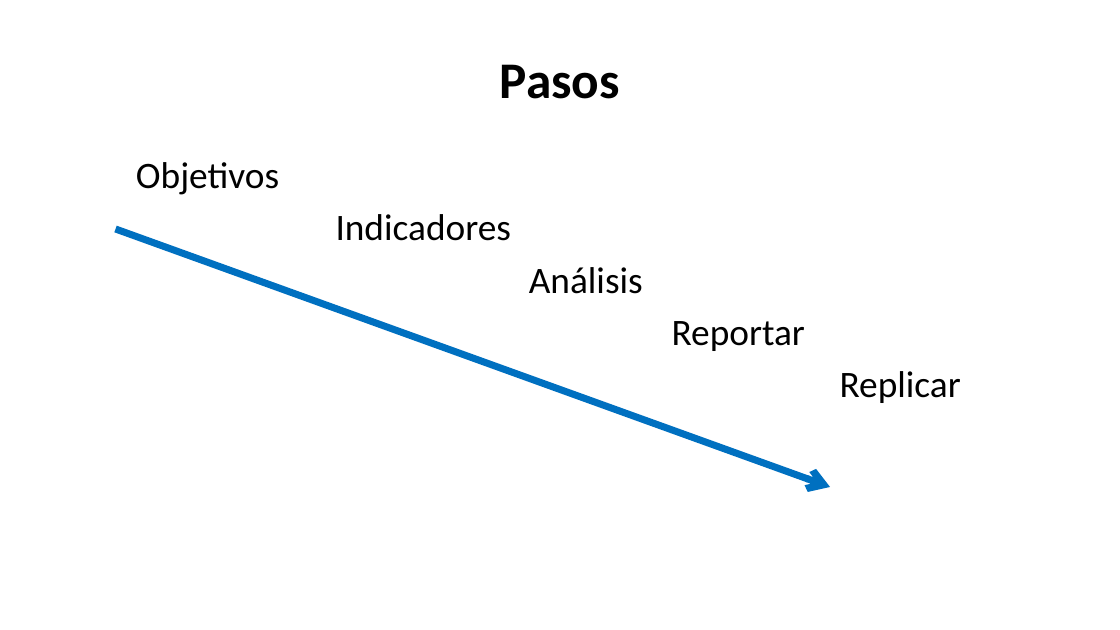
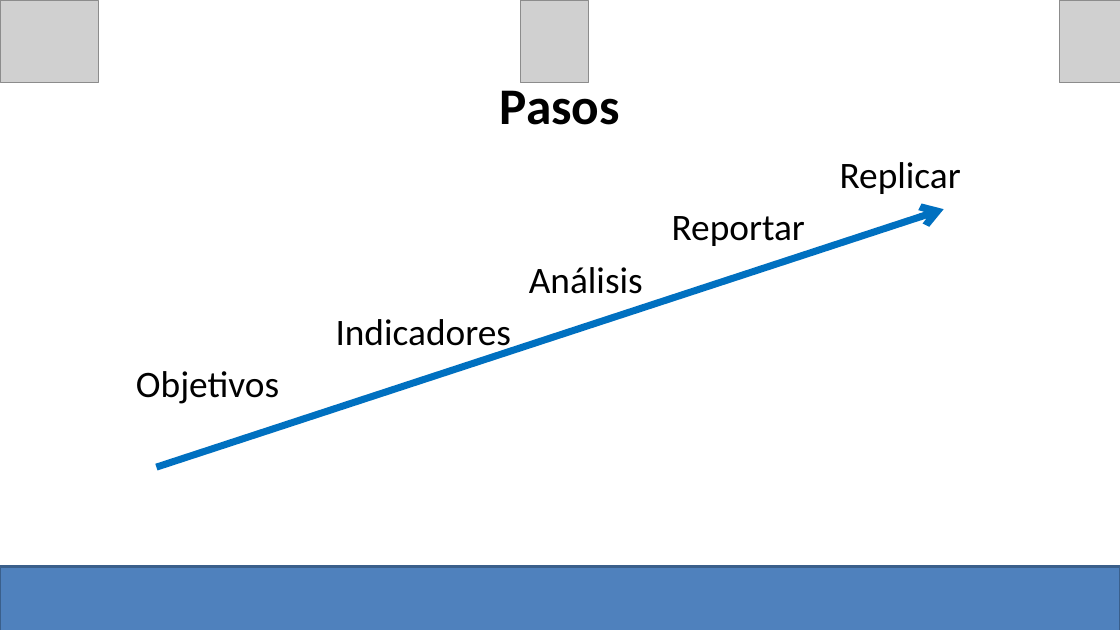
Before and after one commit to turfeffect/Docs, a slide deck: slide 5 of Presentations/Workshop in Mexico/Mexico Workshop.pptx. Drawn at 1120x630 pixels with LibreOffice and Linux fonts; fonts in the diff are those of the drawing; grey boxes stand for pictures. Boxes give left, top, right and bottom in pixels: in the first picture for what was removed or moved away, otherwise in the second. Text is boxed around its words. In the diff, an @@ line names an element or a change of style, - is before the commit and + after.

```diff
--- a/Presentations/Workshop in Mexico/Mexico Workshop.pptx
+++ b/Presentations/Workshop in Mexico/Mexico Workshop.pptx
@@ picture added at (x1=0, y1=0, x2=98, y2=82) @@
@@ picture added at (x1=520, y1=0, x2=588, y2=82) @@
@@ picture added at (x1=1060, y1=0, x2=1120, y2=82) @@
@@ title "Pasos" rewrapped from (x1=500, y1=64, x2=620, y2=99) to (x1=500, y1=81, x2=620, y2=125) @@
@@ text at (x1=336, y1=162, x2=961, y2=355): paragraphs added @@
+Replicar
+Reportar
+Análisis
+Indicadores
@@ arrow moved from (116, 229) - (830, 487) to (156, 467) - (944, 209) @@
@@ text at (x1=336, y1=214, x2=961, y2=403): paragraphs removed @@
-Indicadores
-Análisis
-Reportar
-Replicar
@@ rectangle added at (x1=0, y1=566, x2=1120, y2=630), fill #4F81BD, outline #3A5F8C 2 pt @@
```
Also in this commit, not shown: 9 other slides changed, 6 slides added, 6 slides removed.
